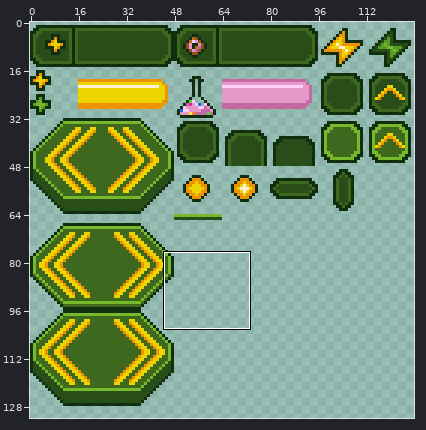
Edited in one commit: sprite sheet (src/assets/ui.png). The first picture is a wide view before the edit; the outline marks the close-up.
Close-up. Before:
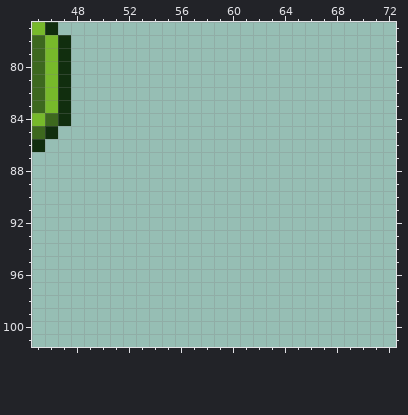
The file is 128x256 pixels. Shown: x 45..72, y 77..101. The wide view leaves out empty margins.
Once edited:
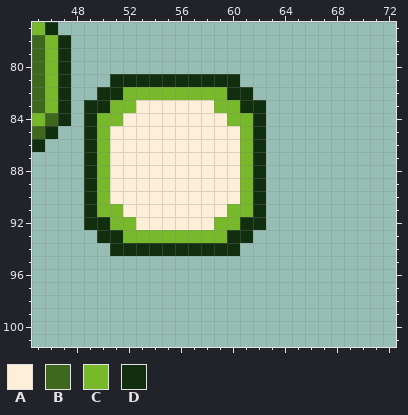
Palette (. is transparent): A #ffefd9  B #3d681e  C #77b92b  D #112e0e
The exact change:
{"y":81,"x":51,"old":"..........","new":"DDDDDDDDDD"}
{"y":82,"x":50,"old":"............","new":"DDCCCCCCCCDD"}
{"y":83,"x":49,"old":"..............","new":"DDCCAAAAAACCDD"}
{"y":84,"x":49,"old":"..............","new":"DCCAAAAAAAACCD"}
{"y":85,"x":49,"old":"..............","new":"DCAAAAAAAAAACD"}
{"y":86,"x":49,"old":"..............","new":"DCAAAAAAAAAACD"}
{"y":87,"x":49,"old":"..............","new":"DCAAAAAAAAAACD"}
{"y":88,"x":49,"old":"..............","new":"DCAAAAAAAAAACD"}
{"y":89,"x":49,"old":"..............","new":"DCAAAAAAAAAACD"}
{"y":90,"x":49,"old":"..............","new":"DCAAAAAAAAAACD"}
{"y":91,"x":49,"old":"..............","new":"DCCAAAAAAAACCD"}
{"y":92,"x":49,"old":"..............","new":"DDCCAAAAAACCDD"}
{"y":93,"x":50,"old":"............","new":"DDCCCCCCCCDD"}
{"y":94,"x":51,"old":"..........","new":"DDDDDDDDDD"}
